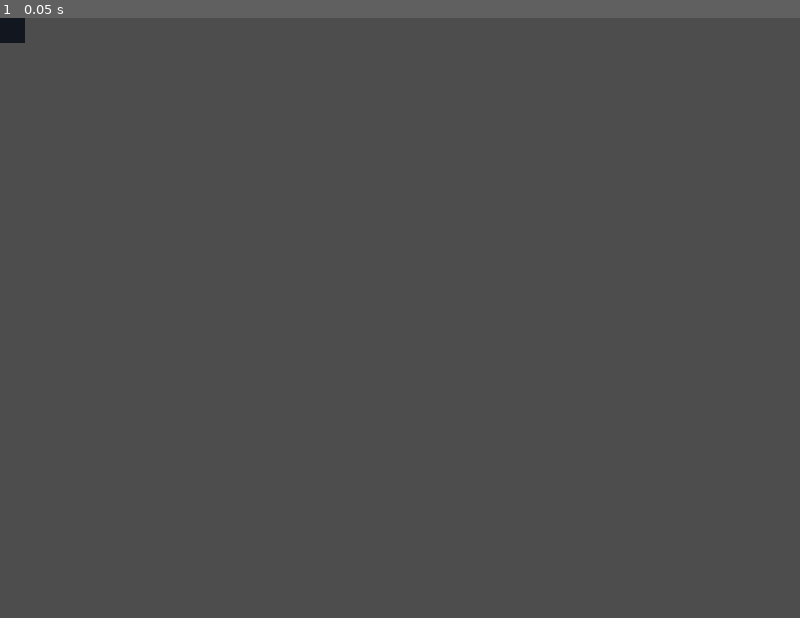
Above: before the commit, frame 1.
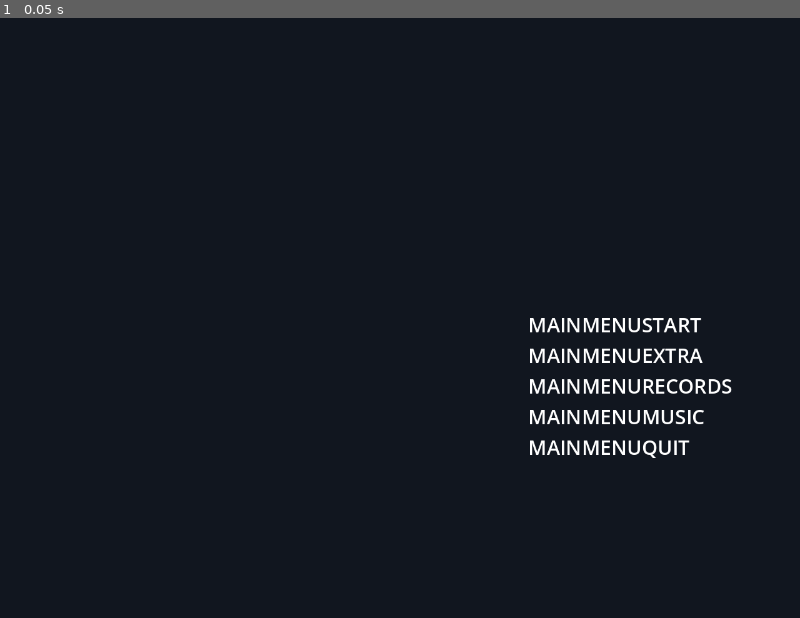
Above: after the commit, the same moment.

Repository: JeanShark-dev/genre-etude-bullet-hell
Game: Godot game, scene res://scenes/main_menu.tscn
Same seed, same stepped clock (60 frames per second), same inputs: the game is played once before the commit and once after it. This scene is started directly instead of the project's main scene.
Inputs:
- Up to frame 1 (0.05 s): no input

The runs differ from the first frame. In frame 1, 100% of the frame differs, in the area x 0-100%, y 0-100%.

Commit message:
more work on main menu. labels should be localizable

Diff:
--- a/scenes/main_menu.tscn
+++ b/scenes/main_menu.tscn
@@ -2,9 +2,11 @@
 
 [node name="MainMenu" type="Control"]
 layout_mode = 3
-anchors_preset = 0
-offset_right = 40.0
-offset_bottom = 40.0
+anchors_preset = 15
+anchor_right = 1.0
+anchor_bottom = 1.0
+grow_horizontal = 2
+grow_vertical = 2
 
 [node name="TempBG" type="ColorRect" parent="."]
 layout_mode = 1
@@ -27,10 +29,69 @@
 theme_override_constants/margin_right = 32
 theme_override_constants/margin_bottom = 32
 
-[node name="VBoxContainer" type="VBoxContainer" parent="MarginContainer"]
+[node name="HBoxContainer" type="HBoxContainer" parent="MarginContainer"]
 layout_mode = 2
 
-[node name="Label" type="Label" parent="MarginContainer/VBoxContainer"]
+[node name="FormatBuffer" type="ColorRect" parent="MarginContainer/HBoxContainer"]
 layout_mode = 2
-horizontal_alignment = 1
-vertical_alignment = 1
+size_flags_horizontal = 3
+color = Color(1, 1, 1, 0)
+
+[node name="FormatBuffer2" type="ColorRect" parent="MarginContainer/HBoxContainer"]
+layout_mode = 2
+size_flags_horizontal = 3
+color = Color(1, 1, 1, 0)
+
+[node name="VBoxContainer" type="VBoxContainer" parent="MarginContainer/HBoxContainer"]
+layout_mode = 2
+size_flags_horizontal = 3
+alignment = 2
+
+[node name="FormatBuffer" type="ColorRect" parent="MarginContainer/HBoxContainer/VBoxContainer"]
+layout_mode = 2
+size_flags_vertical = 3
+color = Color(1, 1, 1, 0)
+
+[node name="FormatBuffer2" type="ColorRect" parent="MarginContainer/HBoxContainer/VBoxContainer"]
+layout_mode = 2
+size_flags_vertical = 3
+color = Color(1, 1, 1, 0)
+
+[node name="MenuOptionContainer" type="VBoxContainer" parent="MarginContainer/HBoxContainer/VBoxContainer"]
+layout_mode = 2
+alignment = 2
+
+[node name="MenuOption" type="RichTextLabel" parent="MarginContainer/HBoxContainer/VBoxContainer/MenuOptionContainer"]
+layout_mode = 2
+theme_override_font_sizes/normal_font_size = 32
+text = "MAINMENUSTART"
+fit_content = true
+
+[node name="MenuOption2" type="RichTextLabel" parent="MarginContainer/HBoxContainer/VBoxContainer/MenuOptionContainer"]
+layout_mode = 2
+theme_override_font_sizes/normal_font_size = 32
+text = "MAINMENUEXTRA"
+fit_content = true
+
+[node name="MenuOption3" type="RichTextLabel" parent="MarginContainer/HBoxContainer/VBoxContainer/MenuOptionContainer"]
+layout_mode = 2
+theme_override_font_sizes/normal_font_size = 32
+text = "MAINMENURECORDS"
+fit_content = true
+
+[node name="MenuOption4" type="RichTextLabel" parent="MarginContainer/HBoxContainer/VBoxContainer/MenuOptionContainer"]
+layout_mode = 2
+theme_override_font_sizes/normal_font_size = 32
+text = "MAINMENUMUSIC"
+fit_content = true
+
+[node name="MenuOption5" type="RichTextLabel" parent="MarginContainer/HBoxContainer/VBoxContainer/MenuOptionContainer"]
+layout_mode = 2
+theme_override_font_sizes/normal_font_size = 32
+text = "MAINMENUQUIT"
+fit_content = true
+
+[node name="FormatBuffer3" type="ColorRect" parent="MarginContainer/HBoxContainer/VBoxContainer"]
+layout_mode = 2
+size_flags_vertical = 3
+color = Color(1, 1, 1, 0)
